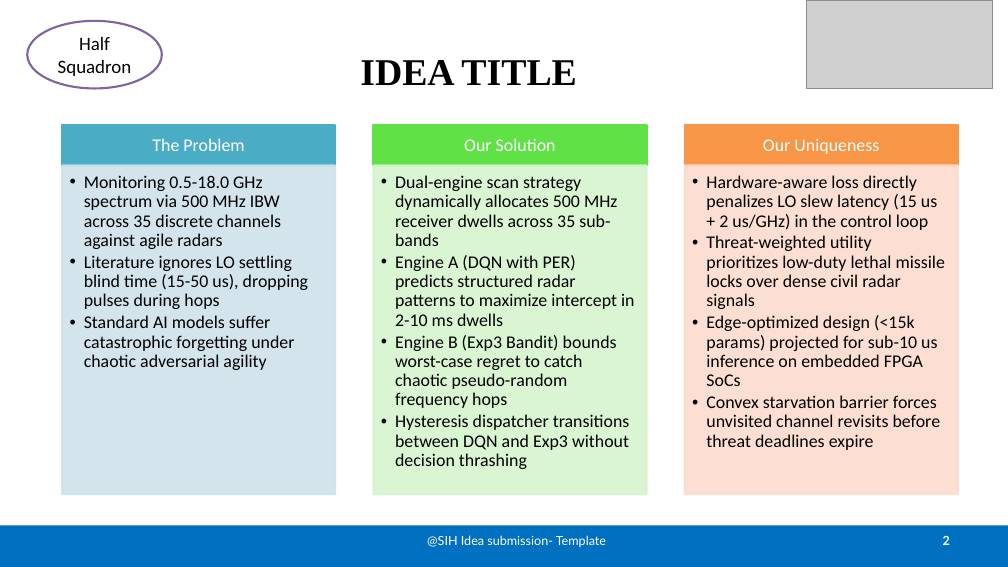
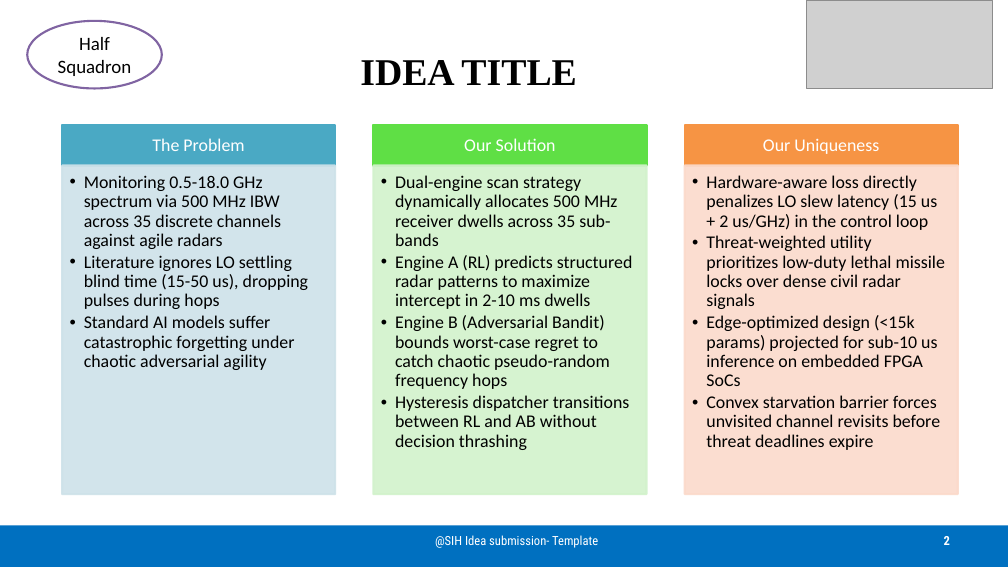
Before and after one commit to soura-bdj125/SIH26-A0H-T359, a slide deck: slide 2 of share/SIH26-A0H-T359-SIH26055_Presentation.pptx. Drawn at 1008x567 pixels with LibreOffice and Linux fonts; fonts in the diff are those of the drawing; grey boxes stand for pictures. Boxes give left, top, right and bottom in pixels: in the first picture for what was removed or moved away, otherwise in the second. Text is boxed around its words. In the diff, an @@ line names an element or a change of style, - is before the commit and + after.

```diff
--- a/share/SIH26-A0H-T359-SIH26055_Presentation.pptx
+++ b/share/SIH26-A0H-T359-SIH26055_Presentation.pptx
@@ rectangle at (374, 166, 647, 495): fill #D6F4CE at 90% opacity to #D2F2CB at 90% opacity; outline #D6F4CE 2 pt to #D2F2CB 2 pt @@
@@ text at (395, 255, 633, 450): text changed @@
-  • Engine A (DQN with PER) predicts structured radar patterns to maximize intercept in 2-10 ms dwells
-  • Engine B (Exp3 Bandit) bounds worst-case regret to catch chaotic pseudo-random frequency hops
-  • Hysteresis dispatcher transitions between DQN and Exp3 without decision thrashing
+  • Engine A (RL) predicts structured radar patterns to maximize intercept in 2-10 ms dwells
+  • Engine B (Adversarial Bandit) bounds worst-case regret to catch chaotic pseudo-random frequency hops
+  • Hysteresis dispatcher transitions between RL and AB without decision thrashing
@@ text "@SIH Idea submission- Template" at (435, 535, 598, 548): font Lato to Roboto Condensed @@
```
Also in this commit, not shown: 5 other slides changed.
